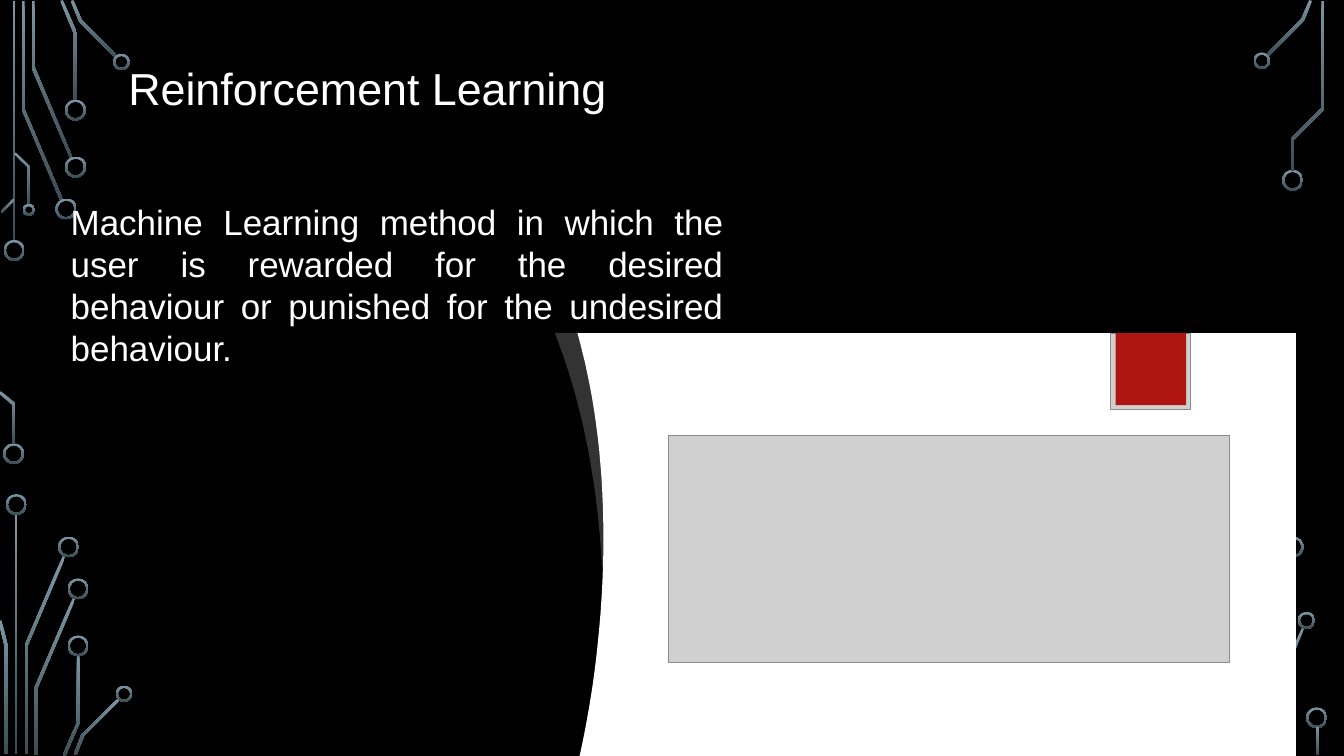
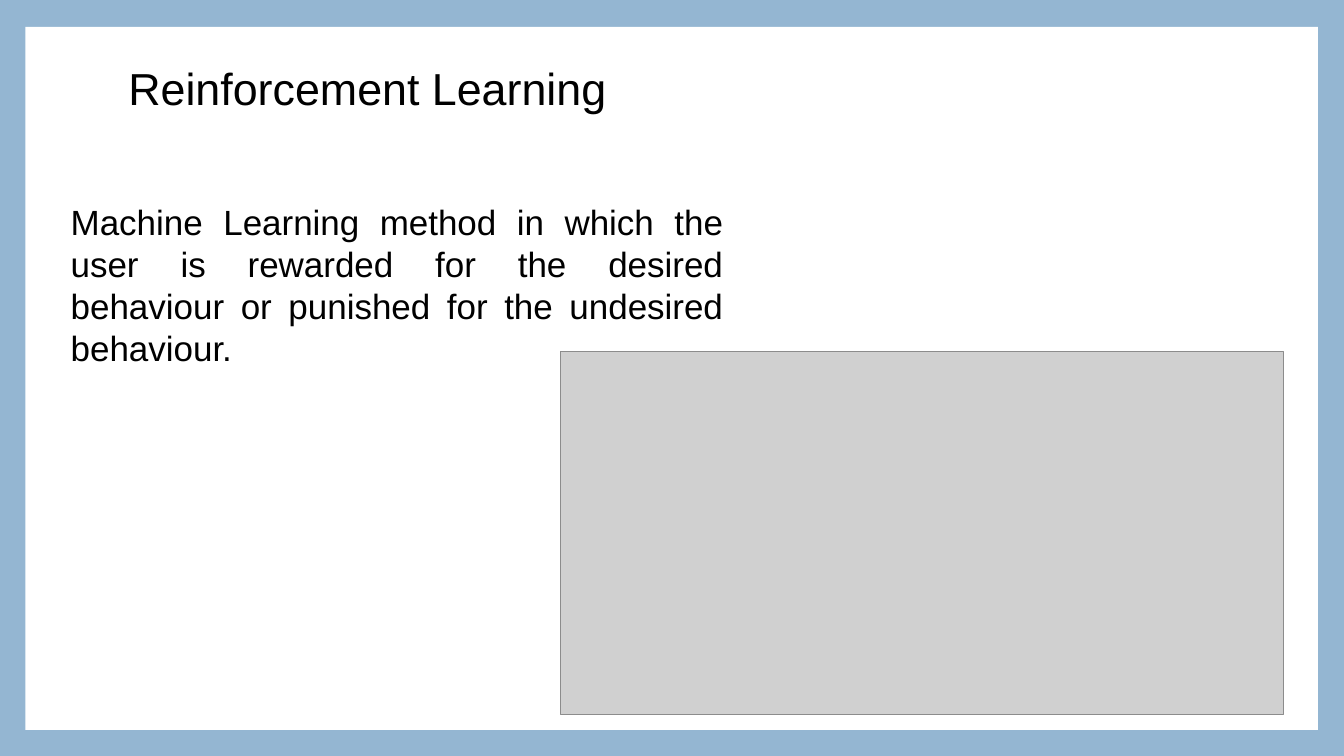
Before and after one commit to Akshaykumar2004/Aigle_Assignment6, a slide deck: slide 10 of AgileProject.pptx. Drawn at 1344x756 pixels with LibreOffice and Linux fonts; fonts in the diff are those of the drawing; grey boxes stand for pictures; background and template pictures are left out. Boxes give left, top, right and bottom in pixels: in the first picture for what was removed or moved away, otherwise in the second. Text is boxed around its words. In the diff, an @@ line names an element or a change of style, - is before the commit and + after.

```diff
--- a/AgileProject.pptx
+++ b/AgileProject.pptx
@@ background picture (left out) to #94B6D2 @@
@@ rectangle added at box(25, 27, 1318, 730), fill #FFFFFF @@
@@ text "Reinforcement Learning" at box(128, 72, 606, 114): text colour #FFFFFF to #000000 @@
@@ text "Machine Learning method in which ..." at box(71, 209, 723, 362): text colour #FFFFFF to #000000 @@
@@ picture added at box(561, 352, 1284, 714) @@
@@ group removed at box(555, 333, 1297, 756): 3 freeform shapes, 2 pictures @@
@@ group removed at box(0, 0, 1328, 756): 33 freeform shapes, 3 rectangles @@
```
Also in this commit, not shown: 16 other slides changed, 3 other files.
